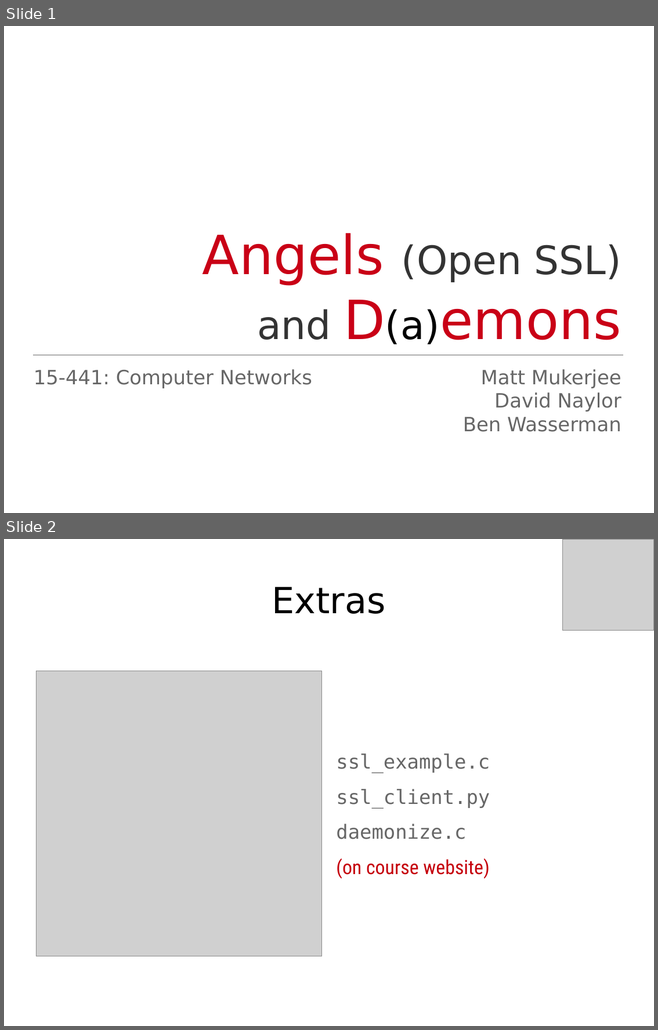
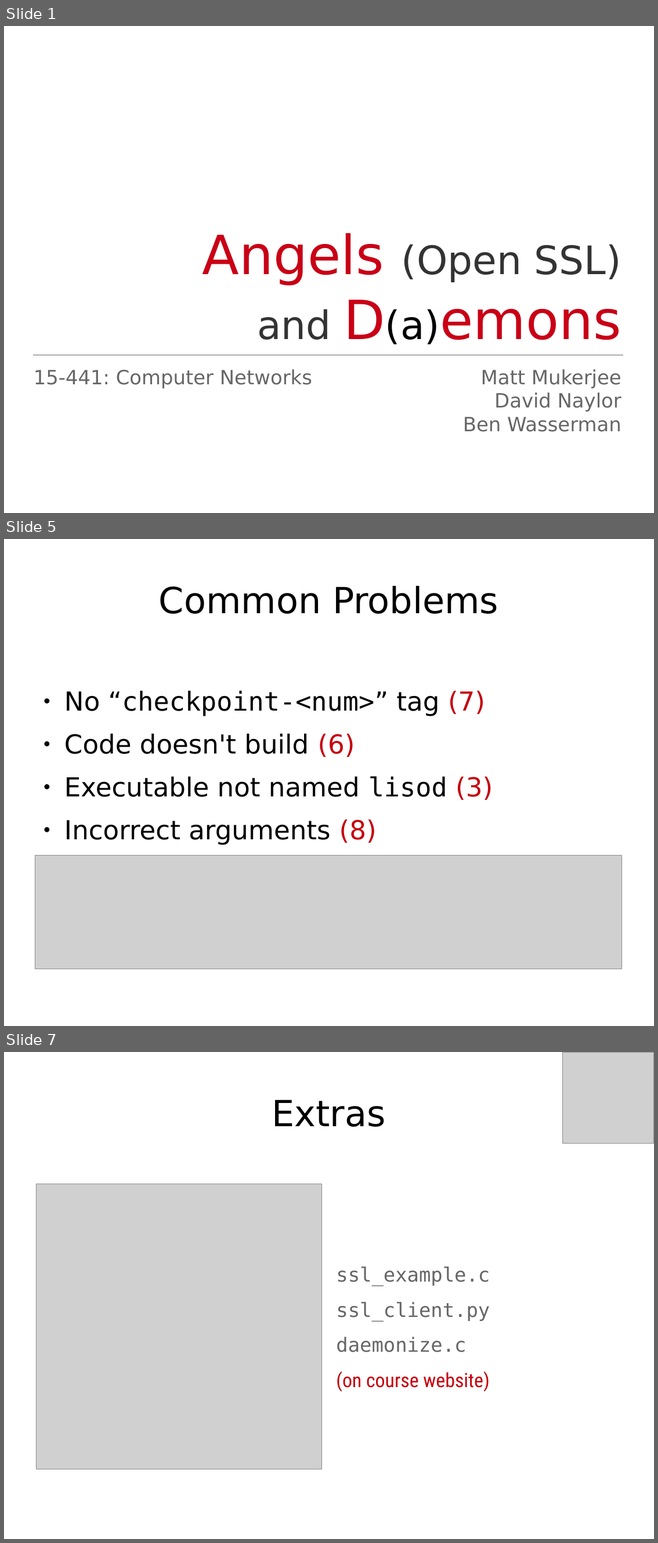
Before and after one commit to Jarvishappy/15-441-Recitation-Sessions, a slide deck: recitation6/src/recitation6.odp. Shown one above the other, each under a label of ours: slides 1 and 2 before the commit, slides 1, 5 and 7 after it; the slides between them are not shown. The pictures are 658x1030 and 658x1543 pixels, drawn with LibreOffice and Linux fonts; fonts in the diff are those of the drawing; grey boxes stand for pictures. Boxes give left, top, right and bottom in pixels: in the first picture for what was removed or moved away, otherwise in the second. Text is boxed around its words. In the diff, an @@ line names an element or a change of style, - is before the commit and + after.

```diff
--- a/recitation6/src/recitation6.odp
+++ b/recitation6/src/recitation6.odp
@@ slide 5 added at (4,539,654,1026), background #FFFFFF @@
@@ title added at (159,585,498,614), 44 pt, text #000000 @@
+Common Problems
@@ text added at (64,690,492,845), 32 pt, text #000000 @@
+● No “checkpoint-<num>” tag (7)
+● Code doesn't build (6)
+● Executable not named lisod (3)
+● Incorrect arguments (8)
@@ picture added at (35,856,622,969) @@
@@ what was slide 2 is now slide 7 @@
```
Also in this commit, not shown: 1 slide changed, 3 other slides added.
